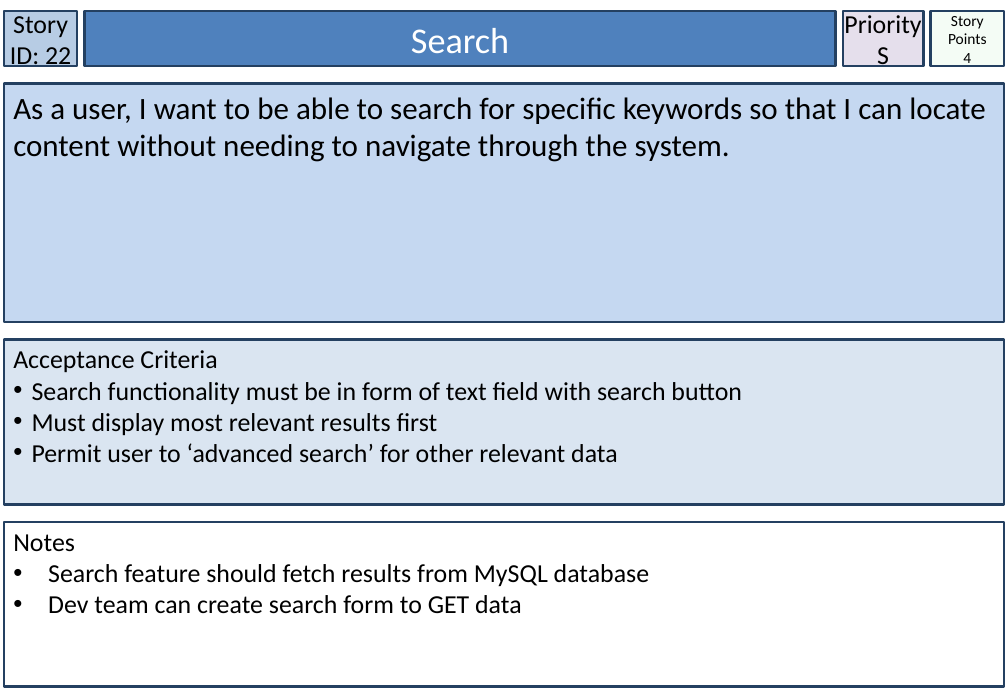
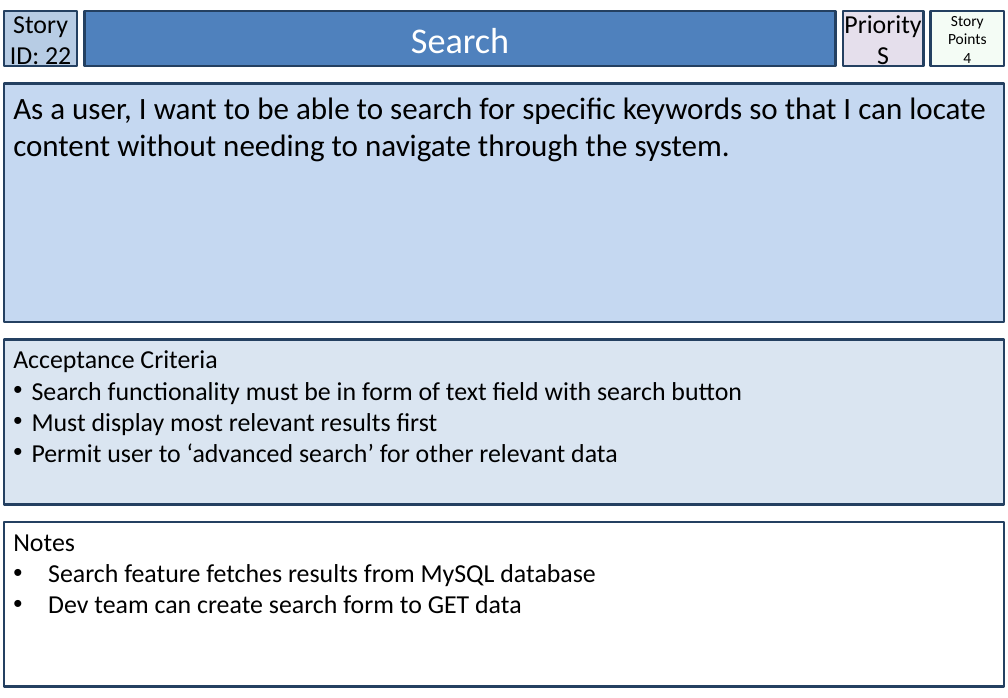
Before and after one commit to Nagarius/Phoenix, a slide deck: slide 23 of Doc/SCRUM documents/StoryCards_Smart_City_TeamPhoenix.pptx. Drawn at 1008x698 pixels with LibreOffice and Linux fonts; fonts in the diff are those of the drawing. Boxes give left, top, right and bottom in pixels: in the first picture for what was removed or moved away, otherwise in the second. Text is boxed around its words. In the diff, an @@ line names an element or a change of style, - is before the commit and + after.

```diff
--- a/Doc/SCRUM documents/StoryCards_Smart_City_TeamPhoenix.pptx
+++ b/Doc/SCRUM documents/StoryCards_Smart_City_TeamPhoenix.pptx
@@ text in rectangle at <box>48,564,595,587</box>: text changed @@
-• Search feature should fetch results from MySQL database
+• Search feature fetches results from MySQL database
```
Also in this commit, not shown: 15 other slides changed.
